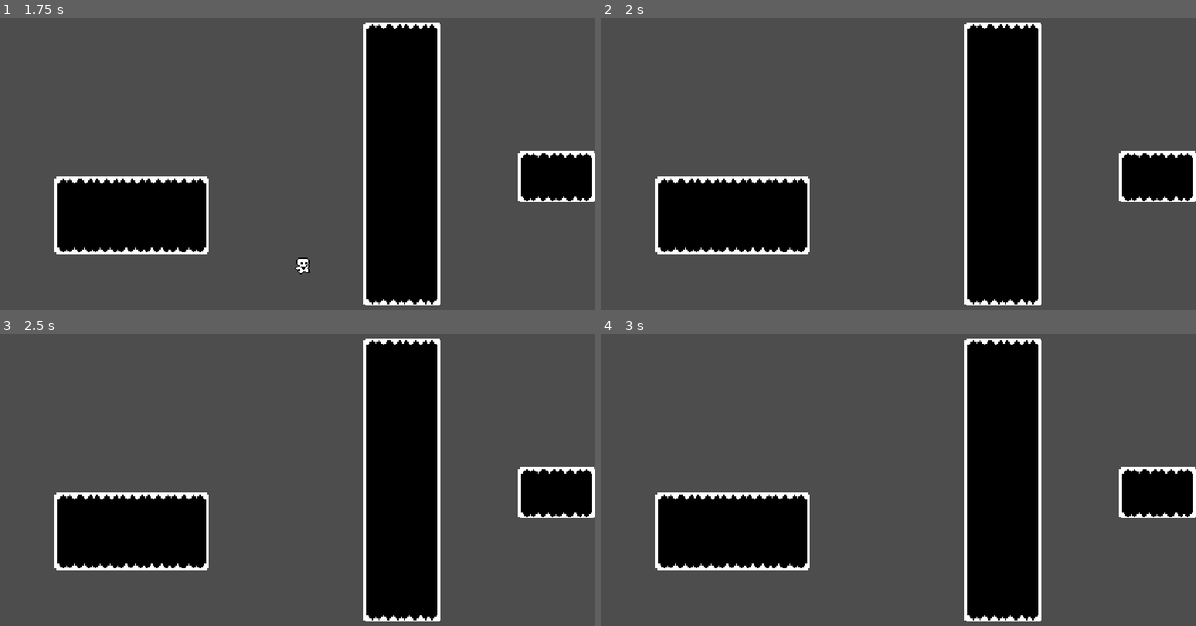
Above: before the commit, frames 1-4 (two rows, left to right).
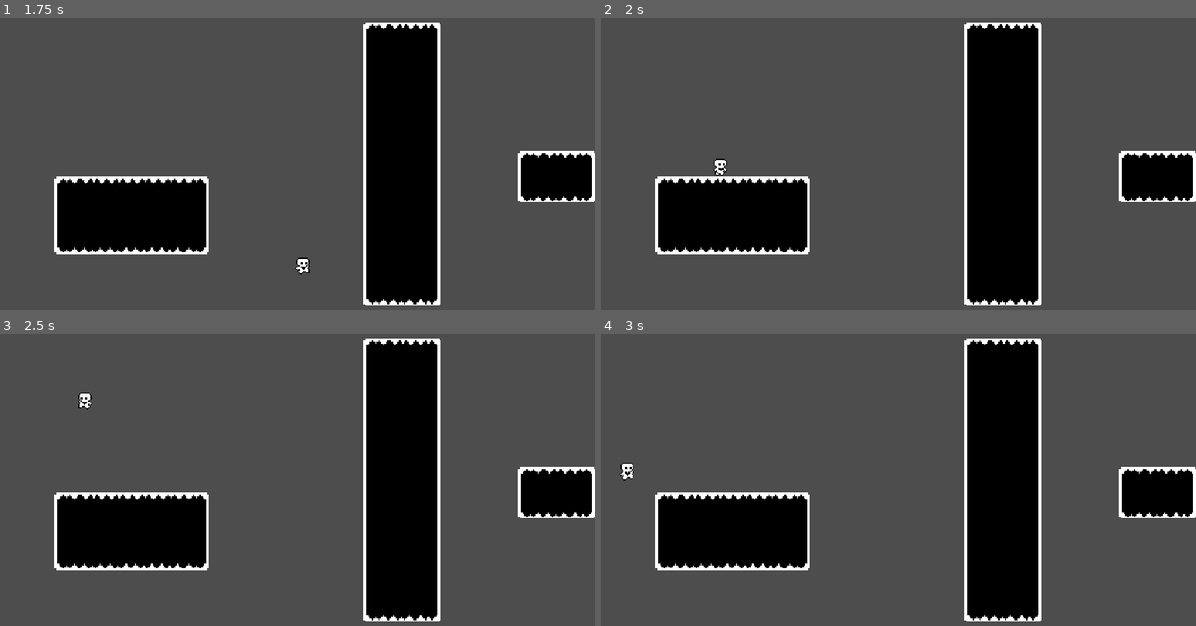
Above: after the commit, the same moments.

Repository: vickraz/Spel-ht26
Game: Godot game, scene res://Scenes/Levels/level.tscn
The game is run twice, just before and just after one commit, with the same random seed, the same clock (stepped at 60 frames per second) and the same inputs.
Inputs:
- Up to frame 1 (1.75 s): tap Enter at 0.5 s; hold D (Move right) from 0.53 s (still down); tap Space (Jump) at 0.6, 0.77, 1.07, 1.35, 1.52 s
- Up to frame 2 (2 s): keep holding D (Move right); tap Space (Jump) at 1.82 s
- Up to frame 3 (2.5 s): release D (Move right) at 2.03 s; hold A (Move left) from 2.03 s (still down); tap Space (Jump) at 2.1 s
- Up to frame 4 (3 s): release A (Move left) at 2.78 s; hold D (Move right) from 2.78 s (still down); tap Space (Jump) at 2.85 s

Frame 1 is identical in both runs. In frame 2, 0.1% of the frame differs, in the area x 18-22%, y 48-54%; in frame 3, 0.1%, in the area x 13-16%, y 20-26%; in frame 4, 0.1%.

Commit message:
air state complete and respawn mechanic started

Diff:
--- a/platformer-ht26/Scenes/Levels/level.tscn
+++ b/platformer-ht26/Scenes/Levels/level.tscn
@@ -1,6 +1,7 @@
-[gd_scene load_steps=5 format=4 uid="uid://d3oaim3h1e5y0"]
+[gd_scene load_steps=6 format=4 uid="uid://d3oaim3h1e5y0"]
 
 [ext_resource type="Texture2D" uid="uid://clpajx4utjfhk" path="res://Assets/tileset.png" id="1_f1n8c"]
+[ext_resource type="Script" uid="uid://cbsu6plcos5x7" path="res://Scripts/level.gd" id="1_yjxcc"]
 [ext_resource type="PackedScene" uid="uid://displ00x7vfjk" path="res://Scenes/player.tscn" id="2_7x7pb"]
 
 [sub_resource type="TileSetAtlasSource" id="TileSetAtlasSource_7x7pb"]
@@ -375,6 +376,7 @@
 sources/0 = SubResource("TileSetAtlasSource_7x7pb")
 
 [node name="Level" type="Node2D"]
+script = ExtResource("1_yjxcc")
 
 [node name="TileMapLayer" type="TileMapLayer" parent="."]
 scale = Vector2(3, 3)
@@ -383,3 +385,6 @@
 
 [node name="Player" parent="." instance=ExtResource("2_7x7pb")]
 position = Vector2(203, 335)
+
+[node name="PlayerSpawnPos" type="Marker2D" parent="."]
+position = Vector2(252, 334)
--- /dev/null
+++ b/platformer-ht26/Scenes/checkpoint.tscn
@@ -0,0 +1,7 @@
+[gd_scene format=3 uid="uid://5xntjfnaid74"]
+
+[node name="Checkpoint" type="Area2D"]
+
+[node name="CollisionShape2D" type="CollisionShape2D" parent="."]
+
+[node name="AnimatedSprite2D" type="AnimatedSprite2D" parent="."]
--- a/platformer-ht26/Scenes/player.tscn
+++ b/platformer-ht26/Scenes/player.tscn
@@ -3,10 +3,8 @@
 [ext_resource type="Script" uid="uid://chqmosavk73jp" path="res://Scripts/player.gd" id="1_cvnsp"]
 [ext_resource type="Texture2D" uid="uid://cv5my1m72mpcr" path="res://Assets/player.png" id="1_v0iea"]
 
-[sub_resource type="Animation" id="Animation_cvnsp"]
-resource_name = "idle"
-length = 0.1
-step = 0.1
+[sub_resource type="Animation" id="Animation_6t5aa"]
+length = 0.001
 tracks/0/type = "value"
 tracks/0/imported = false
 tracks/0/enabled = true
@@ -20,8 +18,27 @@
 "values": [0]
 }
 
-[sub_resource type="Animation" id="Animation_6t5aa"]
-length = 0.001
+[sub_resource type="Animation" id="Animation_fkybt"]
+resource_name = "air"
+length = 0.1
+step = 0.1
+tracks/0/type = "value"
+tracks/0/imported = false
+tracks/0/enabled = true
+tracks/0/path = NodePath("Sprite2D:frame")
+tracks/0/interp = 1
+tracks/0/loop_wrap = true
+tracks/0/keys = {
+"times": PackedFloat32Array(0),
+"transitions": PackedFloat32Array(1),
+"update": 1,
+"values": [6]
+}
+
+[sub_resource type="Animation" id="Animation_cvnsp"]
+resource_name = "idle"
+length = 0.1
+step = 0.1
 tracks/0/type = "value"
 tracks/0/imported = false
 tracks/0/enabled = true
@@ -53,23 +70,6 @@
 "values": [1, 2, 3, 4, 5]
 }
 
-[sub_resource type="Animation" id="Animation_fkybt"]
-resource_name = "air"
-length = 0.1
-step = 0.1
-tracks/0/type = "value"
-tracks/0/imported = false
-tracks/0/enabled = true
-tracks/0/path = NodePath("Sprite2D:frame")
-tracks/0/interp = 1
-tracks/0/loop_wrap = true
-tracks/0/keys = {
-"times": PackedFloat32Array(0),
-"transitions": PackedFloat32Array(1),
-"update": 1,
-"values": [6]
-}
-
 [sub_resource type="AnimationLibrary" id="AnimationLibrary_vgqql"]
 _data = {
 &"RESET": SubResource("Animation_6t5aa"),
@@ -99,3 +99,19 @@
 [node name="CollisionShape2D" type="CollisionShape2D" parent="."]
 position = Vector2(0, -14)
 shape = SubResource("CapsuleShape2D_v0iea")
+
+[node name="CoyoteTimer" type="Timer" parent="."]
+wait_time = 0.1
+one_shot = true
+
+[node name="JumpBuffer" type="Timer" parent="."]
+wait_time = 0.1
+one_shot = true
+
+[node name="VisibleOnScreenNotifier2D" type="VisibleOnScreenNotifier2D" parent="."]
+position = Vector2(0.500001, -15.5)
+scale = Vector2(2.25, 2.65)
+
+[connection signal="timeout" from="CoyoteTimer" to="." method="_on_coyote_timer_timeout"]
+[connection signal="timeout" from="JumpBuffer" to="." method="_on_jump_buffer_timeout"]
+[connection signal="screen_exited" from="VisibleOnScreenNotifier2D" to="." method="_on_visible_on_screen_notifier_2d_screen_exited"]
--- /dev/null
+++ b/platformer-ht26/Scripts/level.gd
@@ -0,0 +1,19 @@
+extends Node2D
+
+
+const PLAYER_SCENE = preload("res://Scenes/player.tscn")
+
+@onready var player: Player = $Player
+@onready var player_spawn_pos: Marker2D = $PlayerSpawnPos
+
+
+# Called when the node enters the scene tree for the first time.
+func _ready() -> void:
+	player.connect("dead", _on_player_dead)
+
+
+func _on_player_dead() -> void:
+	player = PLAYER_SCENE.instantiate()
+	player.connect("dead", _on_player_dead)
+	player.global_position = player_spawn_pos.global_position
+	add_child(player)
--- a/platformer-ht26/Scripts/player.gd
+++ b/platformer-ht26/Scripts/player.gd
@@ -1,5 +1,7 @@
 extends CharacterBody2D
 class_name Player
+
+signal dead
 
 const MAX_SPEED = 350
 const ACC = 3000
@@ -10,8 +12,12 @@
 
 @onready var sprite: Sprite2D = $Sprite2D
 @onready var anim: AnimationPlayer = $AnimationPlayer
+@onready var coyote_timer: Timer = $CoyoteTimer
+@onready var jump_buffer: Timer = $JumpBuffer
 
 var state = IDLE
+var can_jump: bool = true
+var want_to_jump: bool = false
 
 ############# GAME LOOP ###########################
 func _physics_process(delta: float) -> void:
@@ -80,13 +86,21 @@
 
 func _air_state(delta: float) -> void:
 	#1 get inputs
+	if Input.is_action_just_pressed("Jump") and can_jump:
+		can_jump = false
+		velocity.y = -JUMP_SPEED
+	elif Input.is_action_just_pressed("Jump") and not can_jump:
+		want_to_jump = true
+		jump_buffer.start()
 	var input_x = Input.get_axis("Move left", "Move right")
 
 	#2. Utföra rörelse
 	_update_direction(input_x)
 	_movement(input_x, delta)
 	#3. kontroll om rörelse lett till state-förädring
-	if is_on_floor() and velocity.length() > 0:
+	if is_on_floor() and want_to_jump:
+		_enter_air_state(true)
+	elif is_on_floor() and velocity.length() > 0:
 		_enter_walk_state()
 	elif is_on_floor():
 		_enter_idle_state()
@@ -111,8 +125,13 @@
 func _enter_air_state(jumping: bool) -> void:
 	state = AIR
 	anim.play("air")
+	want_to_jump = false
 	if jumping:
 		velocity.y = -JUMP_SPEED
+		can_jump = false
+	else:
+		can_jump = true
+		coyote_timer.start()
 
 func _enter_edge_state() -> void:
 	state = EDGE
@@ -121,3 +140,16 @@
 	state = DEAD
 
 ############ SIGNALS ##############################
+
+
+func _on_coyote_timer_timeout() -> void:
+	can_jump = false
+
+
+func _on_jump_buffer_timeout() -> void:
+	want_to_jump = false
+
+
+func _on_visible_on_screen_notifier_2d_screen_exited() -> void:
+	emit_signal("dead")
+	queue_free()
Not shown, added: platformer-ht26/Scripts/level.gd.uid
